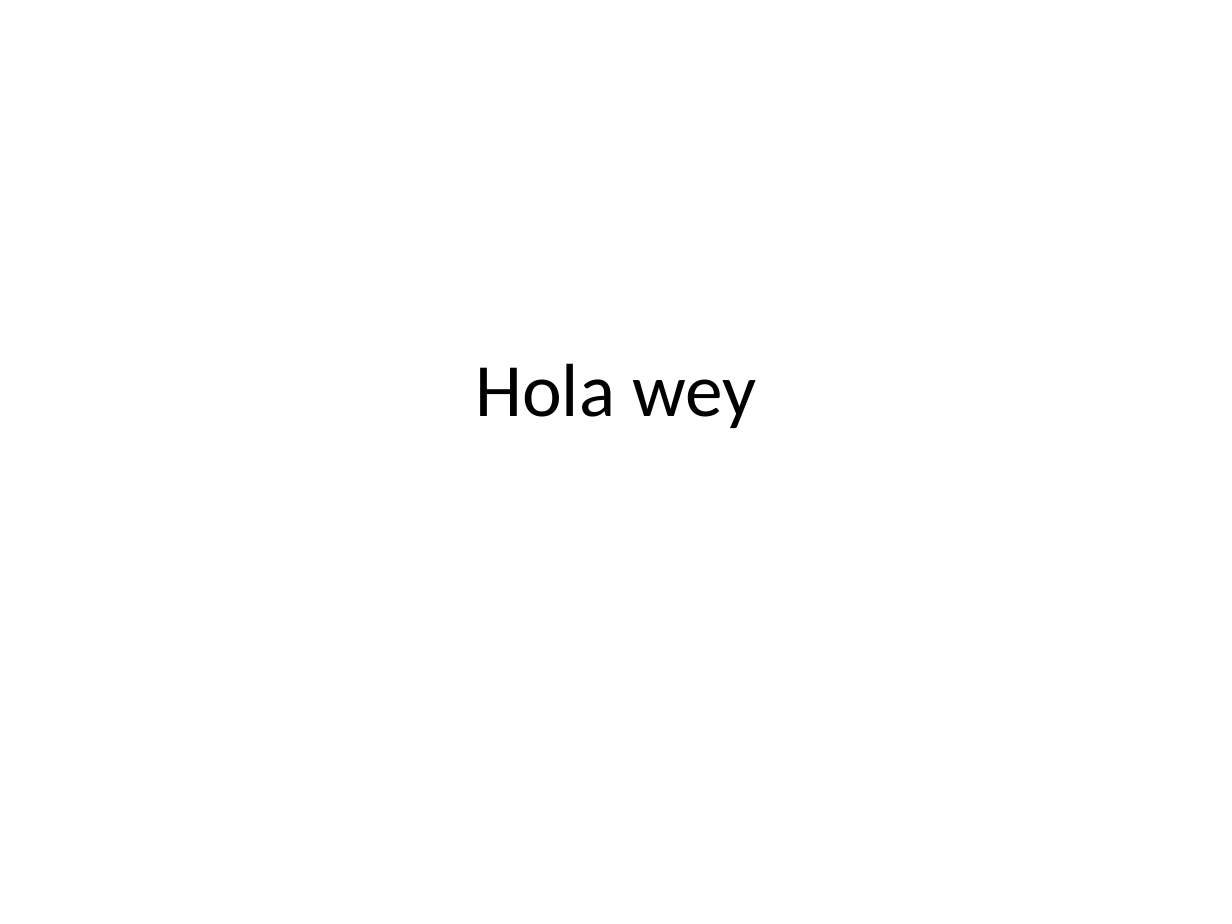
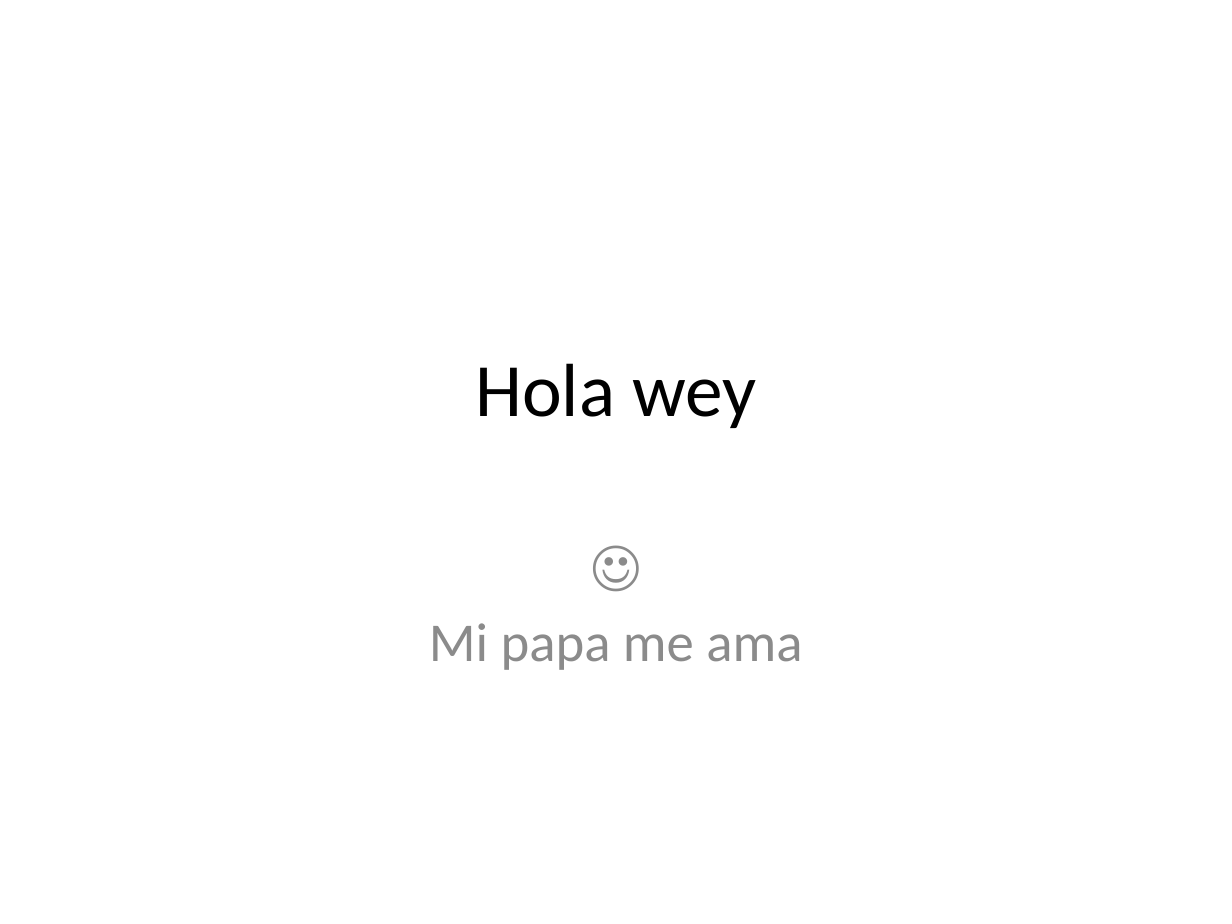
Before and after one commit to edilbertoh7/ashley-power-point, a slide deck: slide 1 of ashley.pptx. Drawn at 1232x924 pixels with LibreOffice and Linux fonts; fonts in the diff are those of the drawing. Boxes give left, top, right and bottom in pixels: in the first picture for what was removed or moved away, otherwise in the second. Text is boxed around its words. In the diff, an @@ line names an element or a change of style, - is before the commit and + after.

Commit message:
lola

```diff
--- a/ashley.pptx
+++ b/ashley.pptx
@@ subtitle added at box(429, 623, 802, 670), 32 pt, text #8C8C8C @@
+☺
+Mi papa me ama
```
